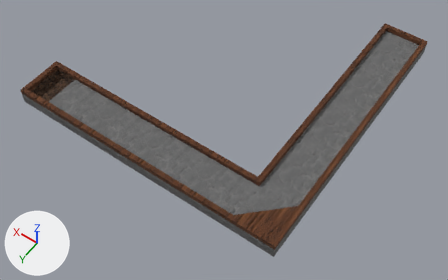
An edit to the glTF model BaseFramework 3D/Asset/Models/Terrain/MainTerrain/Stage1/Stage1-03/Stage1-03.gltf, drawn before and after from the same camera.
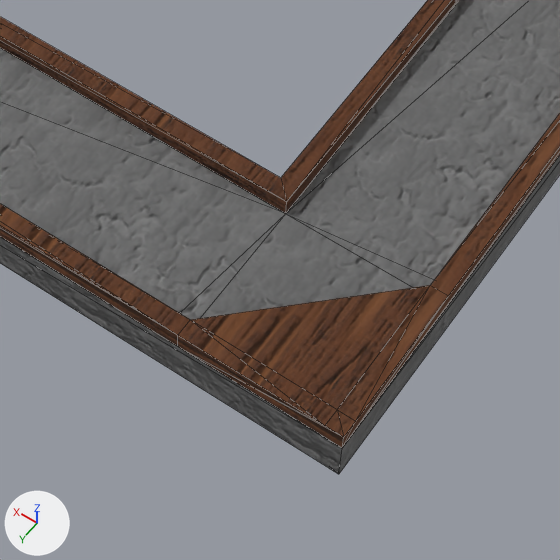
There are two pictures of each version: one whole from a camera (50 mm lens) standing at (-10.34, 14.96, 18.44) and looking at (-1.09, 2.0, -1.92), one close up on the part from 41% to 74% of the width and 46% to 100% of the height. The axes (+X, +Y, +Z) are drawn at lower left. The lights are the same throughout. The older version's two pictures come first. The close-ups show mesh edges as thin lines. Vertices at exactly the same position are counted once.
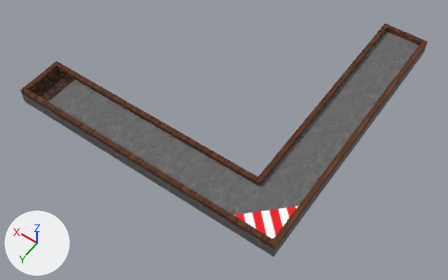
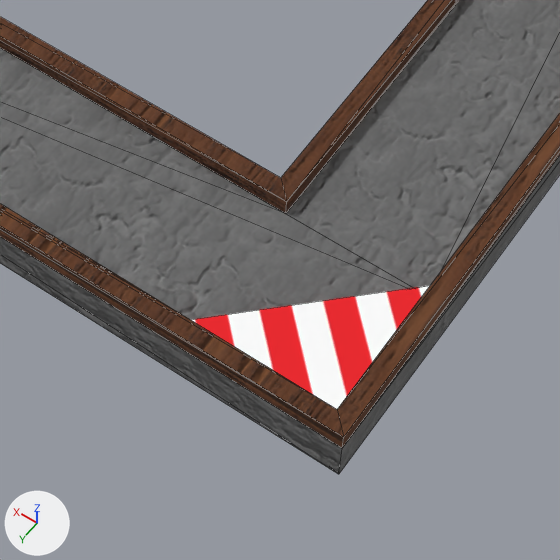
Changed parts and their boxes (x1, y1, x2, y2) in the close-ups (560 x 560 px):
part 1 of me_cube, reshaped: (0, 0, 560, 460) in both
part 2 of me_cube, recoloured (lighter): (192, 285, 430, 409) in both

Patch to the scene script:
```diff
--- a/BaseFramework 3D/Asset/Models/Terrain/MainTerrain/Stage1/Stage1-03/Stage1-03.gltf.py
+++ b/BaseFramework 3D/Asset/Models/Terrain/MainTerrain/Stage1/Stage1-03/Stage1-03.gltf.py
@@ img_redwhitetex @@
+img_redwhitetex = load_image('RedWhiteTex', 'RedWhiteTex.png', 128, 128, 'sRGB')
@@ mat_rw_line_normalwall @@
+mat_rw_line_normalwall = principled_material('RW-Line_NormalWall')
+mat_rw_line_normalwall.texture = img_redwhitetex
+mat_rw_line_normalwall.roughness = 1.0
@@ me_cube @@
 # used by ob_cube; location = (0.0, 0.0, 0.0)
-me_cube.from_pydata(...)  # 66 vertices, 116 faces; spans x -6.0..6.0, y -6.0..6.0, z -0.5..0.2
+me_cube.from_pydata(...)  # 55 vertices, 98 faces; spans x -6.0..6.0, y -6.0..6.0, z -0.5..0.2
+# me_cube part 1
+# 11 vertices are removed from x -6.0..5.8, y 4.0..6.0, z 0.0..0.2
+# 37 faces are deleted
+# 4 new faces join them, mat_stone_normalground
+# 4 new faces join them, mat_stone_normalwall
+# 6 new faces join them, mat_wood_normalground
+# 5 new faces join them, mat_wood_normalwall
+# me_cube part 2: 1 face spanning x -5.8..-4.2, y 4.2..5.8, z 0.2 switches from mat_wood_normalground to mat_rw_line_normalwall (picture img_redwhitetex)
 me_cube.materials.append(mat_stone_normalground)
@@ me_cube @@
 me_cube.materials.append(mat_wood_normalwall)
+me_cube.materials.append(mat_rw_line_normalwall)  # picture img_redwhitetex
```
